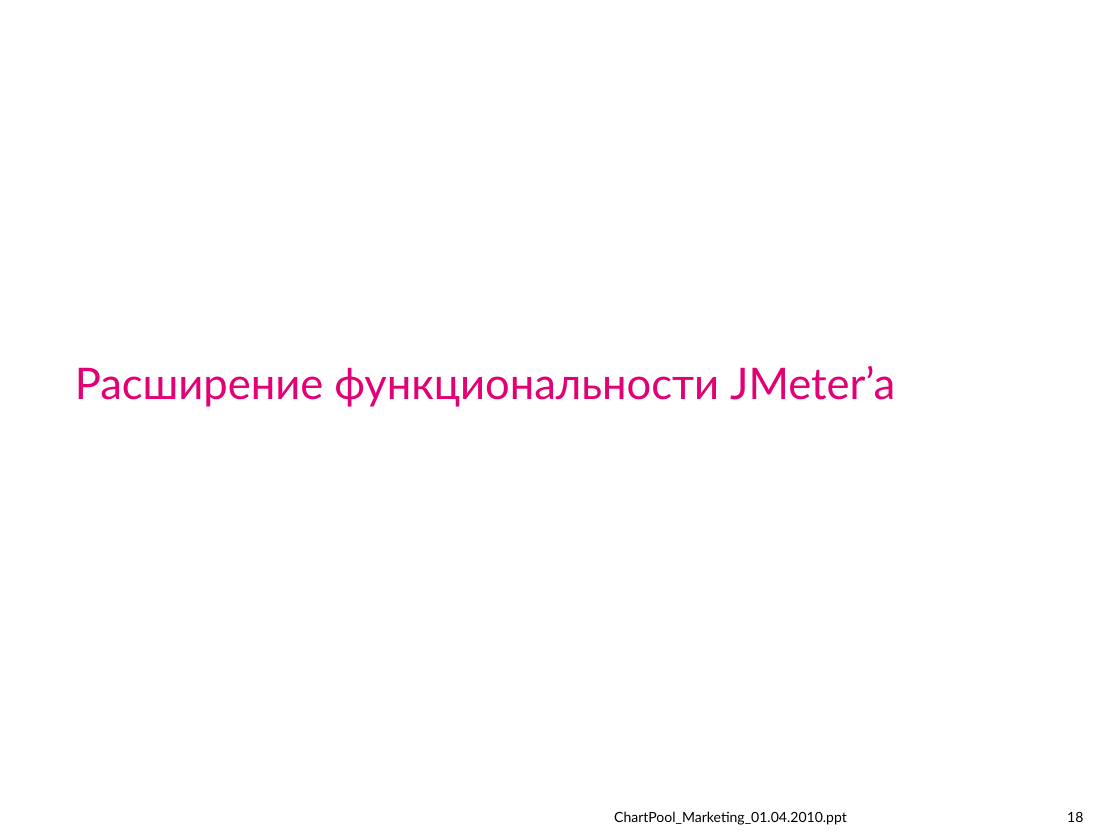
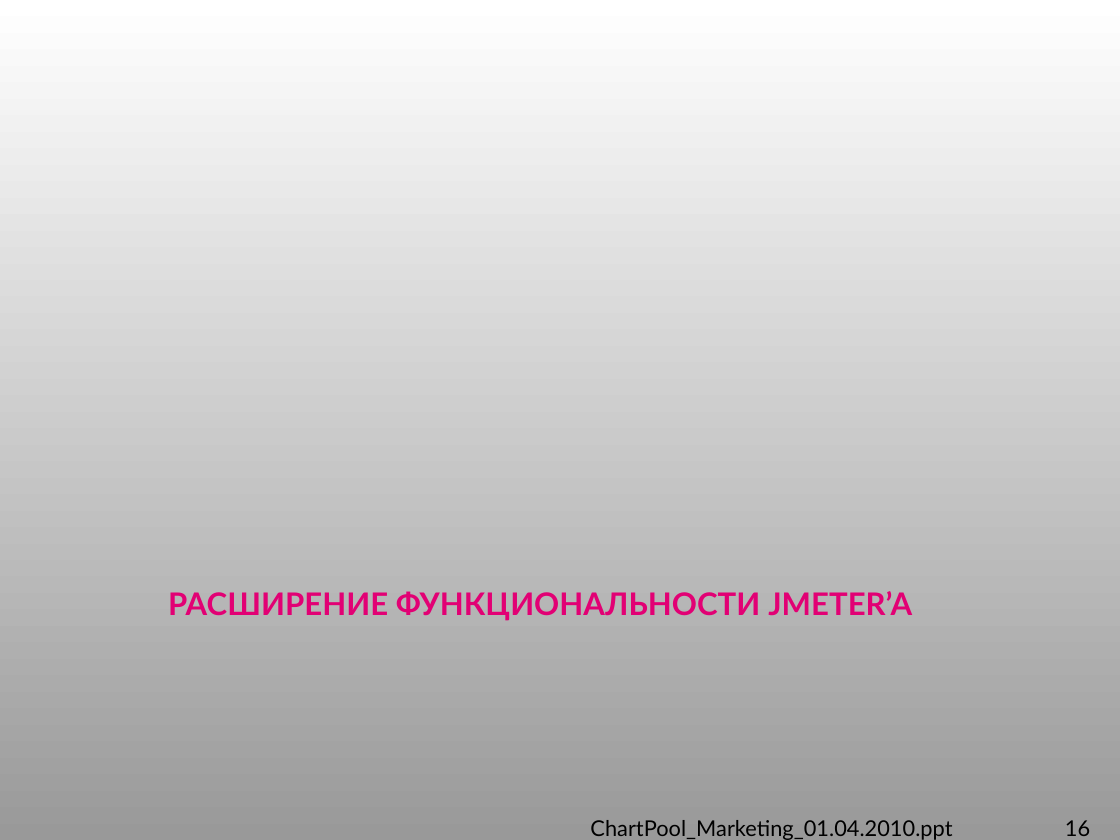
Before and after one commit to IvanCS/JMeterAvtoTestingDemo, a slide deck: slide 16 of documents/presentation.ppt (slide 18 before the commit). Drawn at 1120x840 pixels with LibreOffice and Linux fonts; fonts in the diff are those of the drawing; background and template pictures are left out. Boxes give left, top, right and bottom in pixels: in the first picture for what was removed or moved away, otherwise in the second. Text is boxed around its words. In the diff, an @@ line names an element or a change of style, - is before the commit and + after.

```diff
--- a/documents/presentation.ppt
+++ b/documents/presentation.ppt
@@ background #FFFFFF to gradient #FFFFFF to #999999 @@
@@ title at <box>168,591,912,621</box>: text changed; size 28 to 20 pt; bold on @@
-Расширение функциональности JMeter’a
+РАСШИРЕНИЕ ФУНКЦИОНАЛЬНОСТИ JMETER’A
@@ text "ChartPool_Marketing_01.04.2010.ppt": place and size @@
-text "ChartPool_Marketing_01.04.2010.ppt" at <box>614,811,847,825</box>
+text "ChartPool_Marketing_01.04.2010.ppt" at <box>590,820,952,840</box>
@@ text "ChartPool_Marketing_01.04.2010.ppt" at <box>590,820,952,840</box>: size 9 to 14 pt; alignment right to left @@
@@ page number added at <box>1065,820,1090,836</box>, 14 pt, text #000000 @@
+16
@@ page number removed at <box>1067,812,1083,822</box> @@
-18
```
Also in this commit, not shown: 20 other slides changed, 1 slide added, 5 slides removed, 10 other files.
